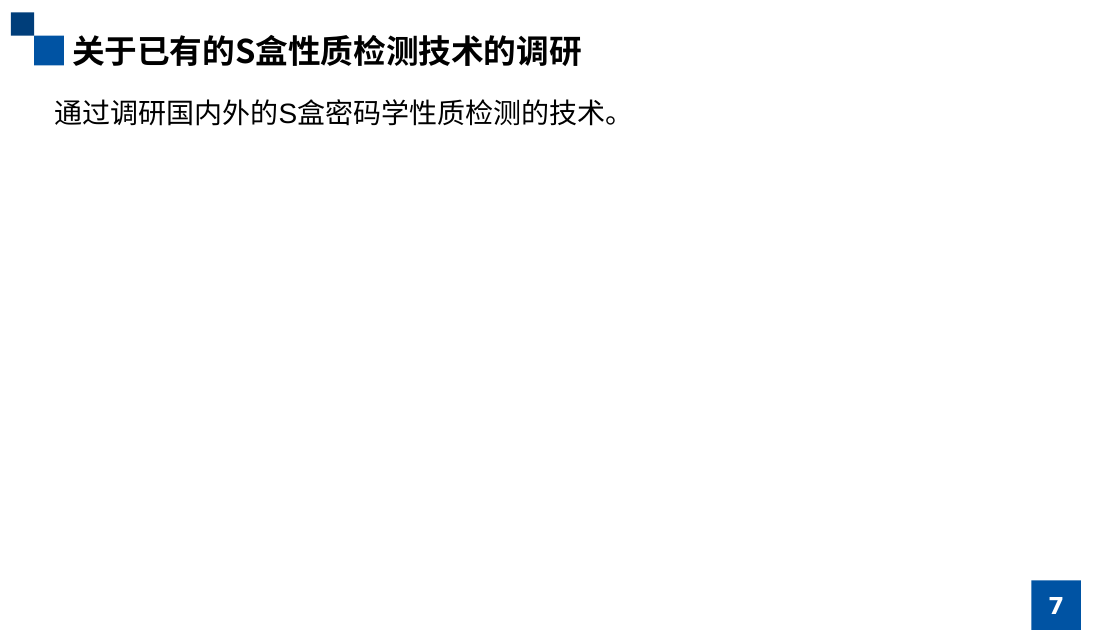
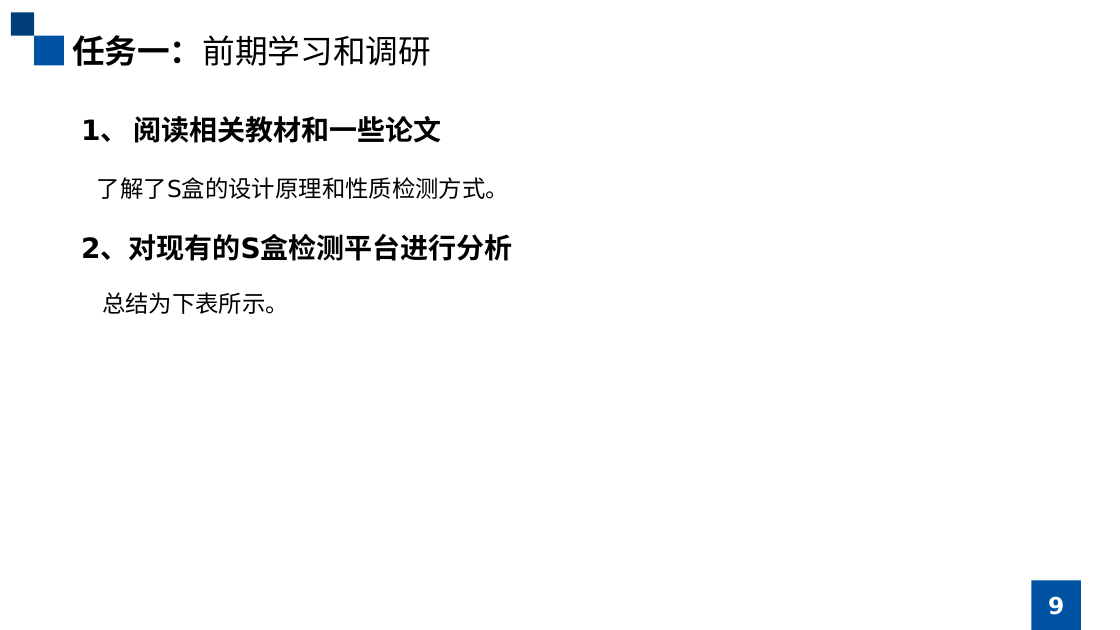
Before and after one commit to GRHun/SBoxDetection, a slide deck: slide 9 of doc/中期答辩.pptx (slide 7 before the commit). Drawn at 1120x630 pixels with LibreOffice and Linux fonts; fonts in the diff are those of the drawing. Boxes give left, top, right and bottom in pixels: in the first picture for what was removed or moved away, otherwise in the second. Text is boxed around its words. In the diff, an @@ line names an element or a change of style, - is before the commit and + after.

```diff
--- a/doc/中期答辩.pptx
+++ b/doc/中期答辩.pptx
@@ text at [72,35,431,66]: text changed; font Noto Sans CJK SC to DejaVu Sans; bold off @@
-关于已有的S盒性质检测技术的调研
+任务一：前期学习和调研
@@ text removed at [55,99,634,126] @@
-通过调研国内外的S盒密码学性质检测的技术。
@@ text added at [81,116,513,314], 24 pt, text #000000, bold @@
+1、 阅读相关教材和一些论文
+了解了S盒的设计原理和性质检测方式。
+2、对现有的S盒检测平台进行分析
+总结为下表所示。
@@ page number at [1048,596,1064,615]: text changed @@
-7
+9
```
Also in this commit, not shown: 7 other slides changed, 5 slides added, 3 slides removed, 7 other files.
